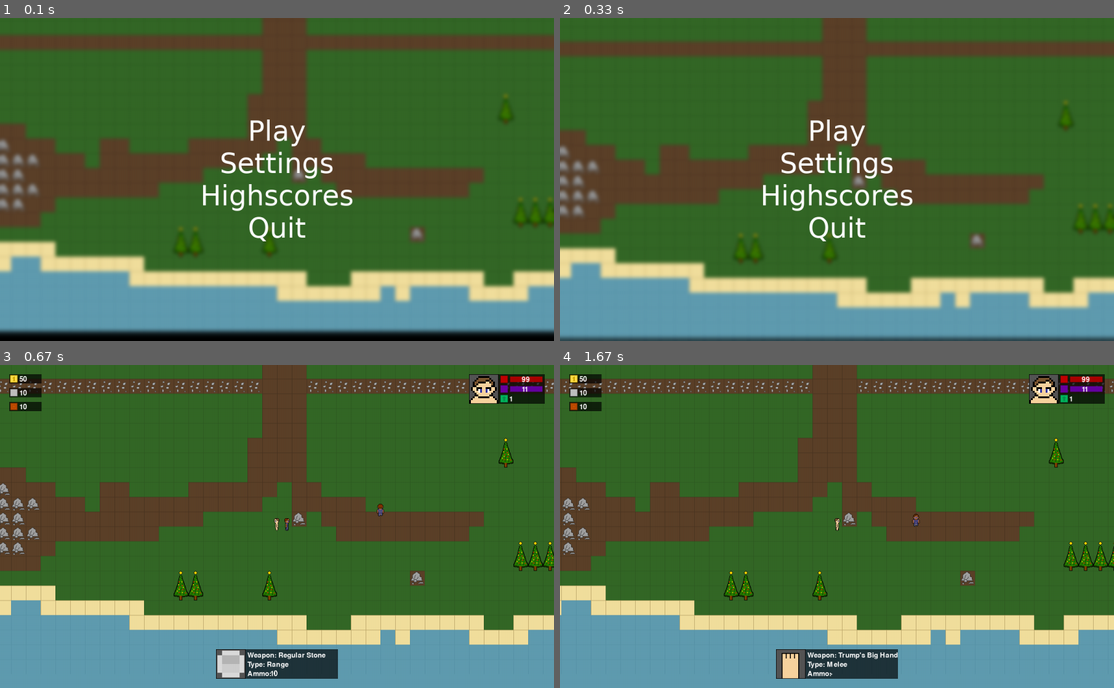
Above: before the commit, frames 1-4 (two rows, left to right).
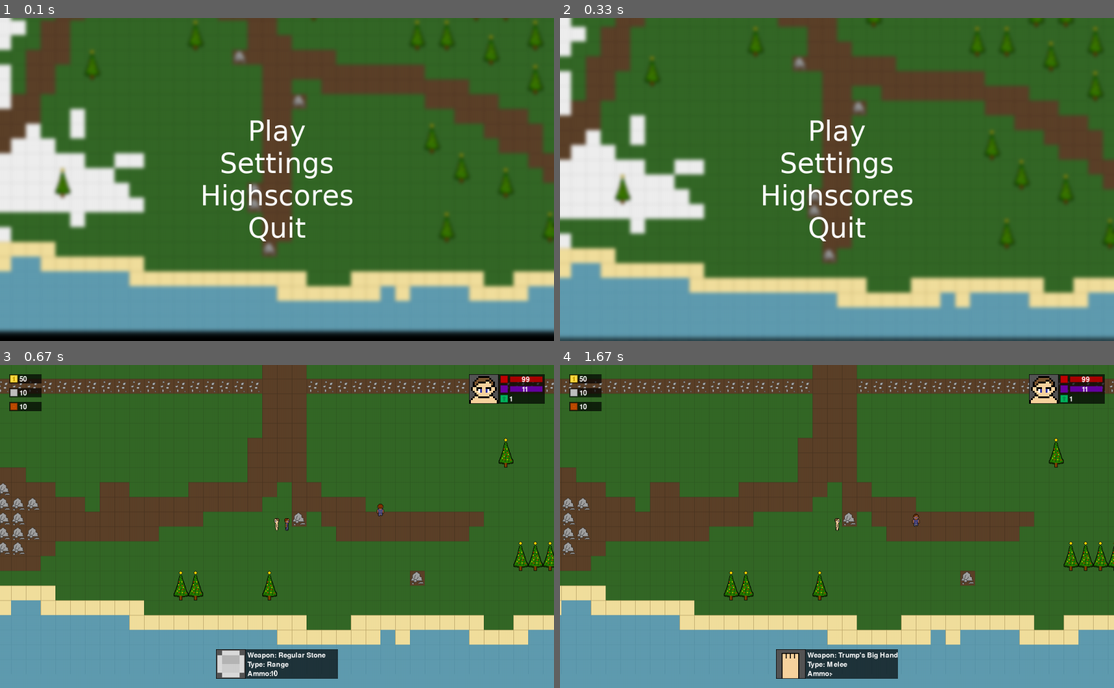
Above: after the commit, the same moments.

Repository: justvulpes/pygame
Game: pygame game, started from Main.py
The game is run twice, just before and just after one commit, with the same random seed, the same clock (stepped at 60 frames per second) and the same inputs.
Inputs (mouse positions are in pixels of both pictures, inside the frame that each line leads up to):
- Up to frame 1 (0.1 s): no input
- Up to frame 2 (0.33 s): no input
- Up to frame 3 (0.67 s): click "Play" at 0.38 s
- Up to frame 4 (1.67 s): click (704, 529) at 0.72 s; hold D 1-1.47 s; move the mouse to (892, 597) at 1.03 s; right-click (1041, 639) at 1.55 s

The runs differ from the first frame. In frame 1, 26% of the frame differs, in the area x 0-100%, y 0-74%; in frame 2, 27%, in the area x 0-100%, y 0-76%; in frame 3, nothing differs; in frame 4, nothing differs.

Commit message:
building popups upgrade

Diff:
--- a/Menu_world.py
+++ b/Menu_world.py
@@ -22,7 +22,7 @@
         """Constructor."""
 
 
-        map_pixels = pygame.surfarray.array2d(game_graphics.Sprite.map.pic)
+        map_pixels = pygame.surfarray.array2d(game_graphics.Sprite.menu_map.pic)
         MenuWorld.tiles_hash = [[x for x in range(MenuWorld.map_width)] for y in range(MenuWorld.map_height)]
 
         for y in range(MenuWorld.map_height):
--- a/game_graphics/Sprite.py
+++ b/game_graphics/Sprite.py
@@ -124,3 +124,4 @@
 
 # Map
 map = Sprite(40, 20, "game_graphics\\res\\map\\map.png")
+menu_map = Sprite(40, 20, "game_graphics\\res\\map\\menu_map.png")
--- a/objects/building/Wall.py
+++ b/objects/building/Wall.py
@@ -113,7 +113,6 @@
             self.max_hp += 5
             self.hp += 5
 
-
     def render(self, display):
         display.canvas.blit(background, ((self.x << 5) - World.World.camera_x - 16, (self.y << 5) - World.World.camera_y - 112))
 
@@ -163,7 +162,6 @@
         else:
             display.canvas.blit(game_graphics.Sprite.build_button.pic, ((self.x << 5) - World.World.camera_x - 15, (self.y << 5) - World.World.camera_y - 47))
 
-
     def still_active(self):
         first_rect = True
         second_rect = True
